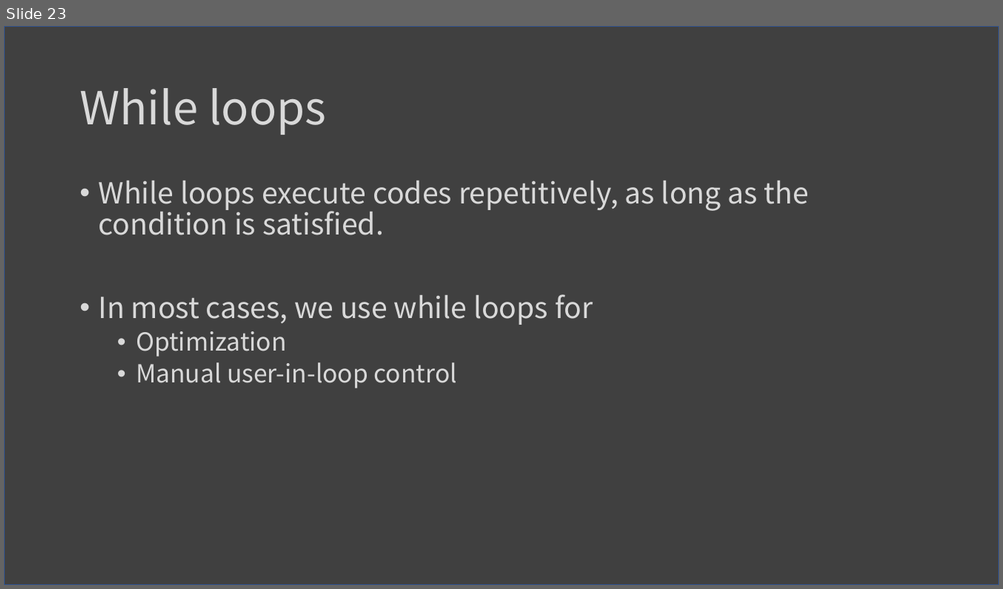
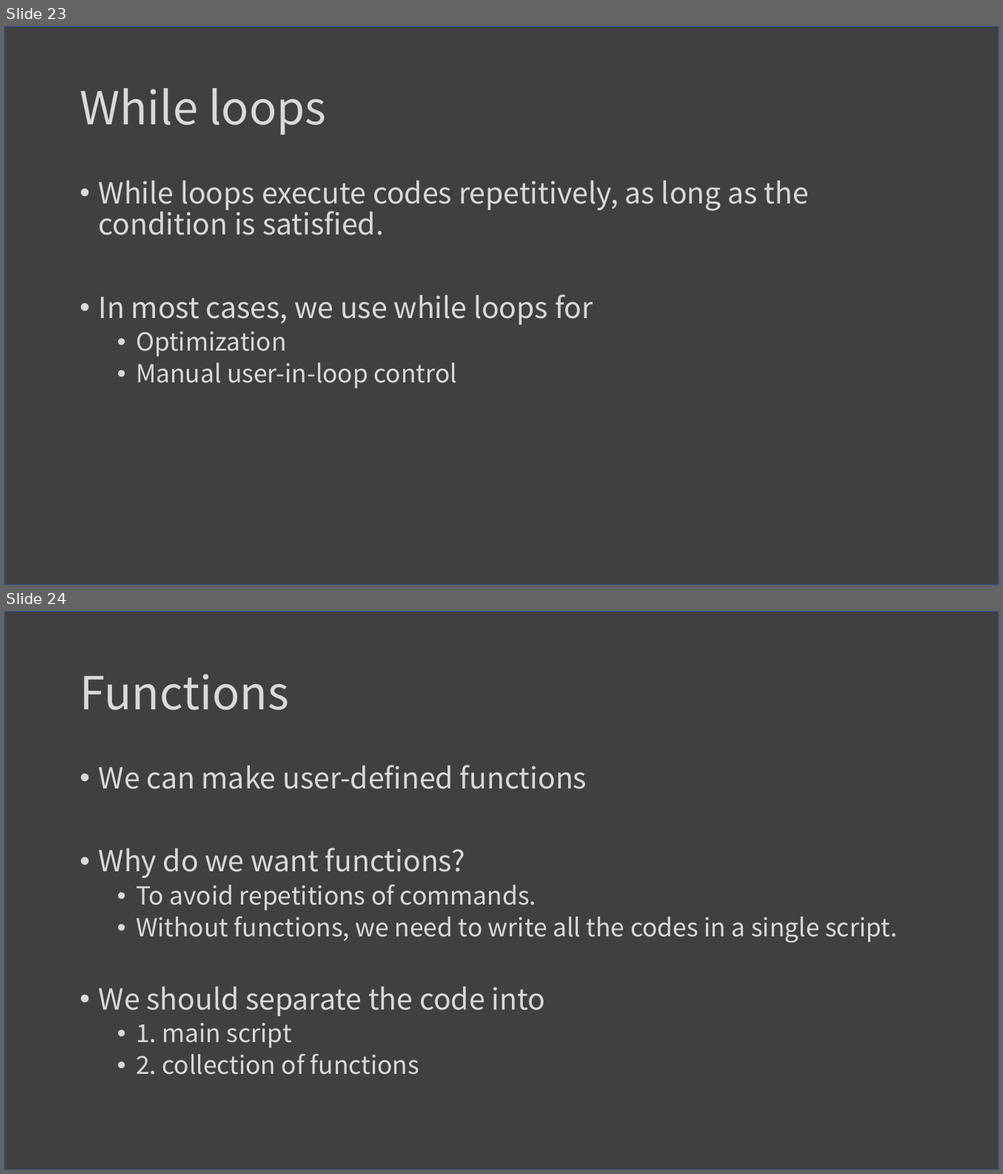
Before and after one commit to changh95/teach_MATLAB_and_CPP, a slide deck: Lesson3/Lesson3.pptx. Shown one above the other, each under a label of ours: slide 23 before the commit, slides 23 and 24 after it. The pictures are 1003x589 and 1003x1174 pixels, drawn with LibreOffice and Linux fonts; fonts in the diff are those of the drawing. Boxes give left, top, right and bottom in pixels: in the first picture for what was removed or moved away, otherwise in the second. Text is boxed around its words. In the diff, an @@ line names an element or a change of style, - is before the commit and + after.

Commit message:
added contents for user-defined MATLAB function

```diff
--- a/Lesson3/Lesson3.pptx
+++ b/Lesson3/Lesson3.pptx
@@ slide 24 added at (4, 611, 999, 1170), background #FFFFFF; not listed: 1 template element that a slide beside it also shows @@
@@ title added at (79, 674, 288, 710), 44 pt, text #D9D9D9 @@
+Functions
@@ text added at (99, 765, 897, 1075), 24 pt, text #D9D9D9 @@
+• We can make user-defined functions
+• Why do we want functions?
+  • To avoid repetitions of commands.
+  • Without functions, we need to write all the codes in a single script.
+• We should separate the code into
+  • 1. main script
+  • 2. collection of functions
```
Also in this commit, not shown: 1 slide changed, 1 other slide added, 3 other files.
